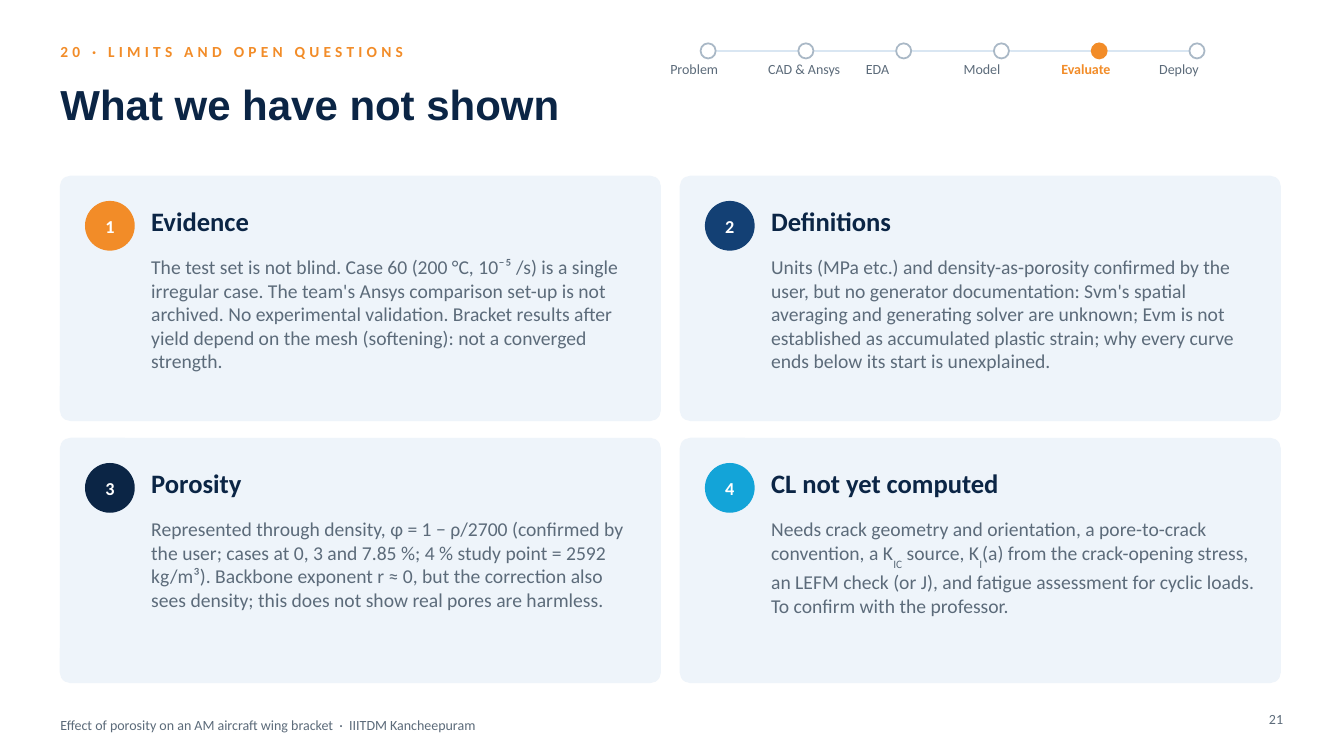
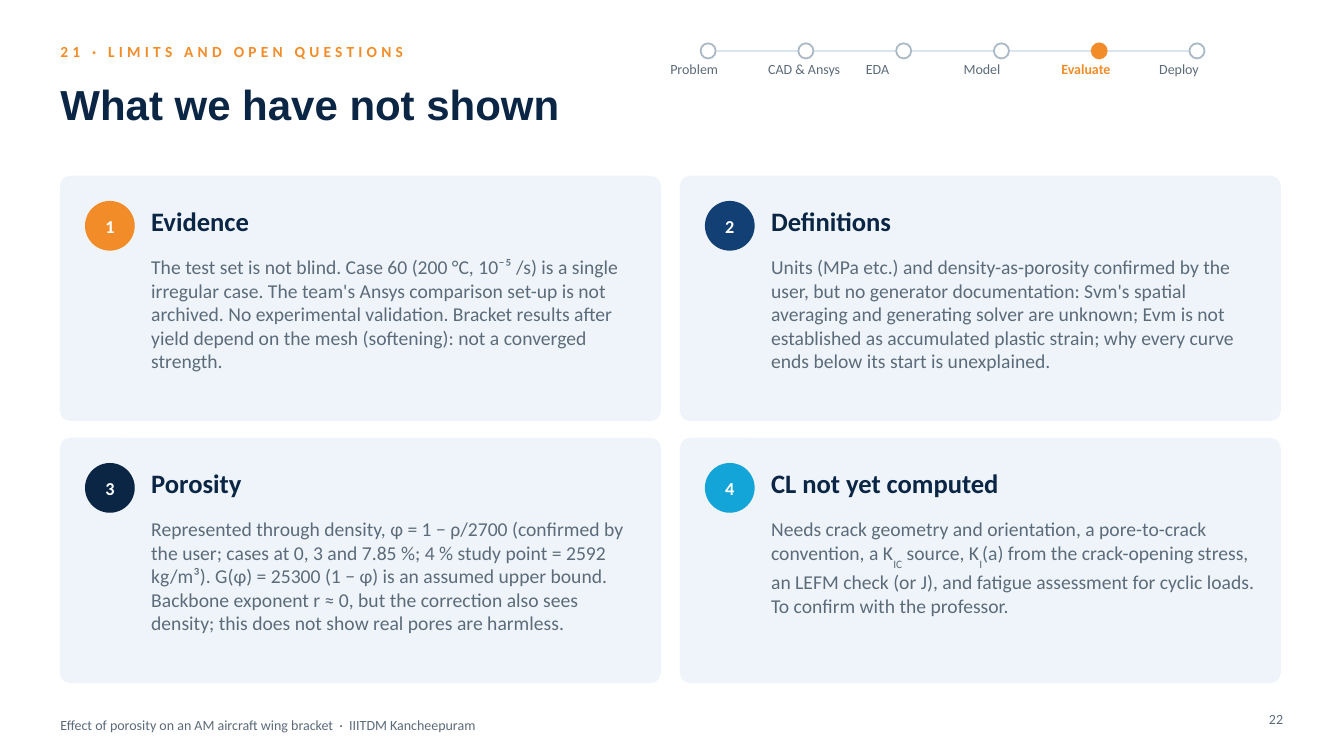
Before and after one commit to SaravananRamar06/MMM-ML, a slide deck: slide 22 of presentation/Final Presentation - Porosity in an AM Wing Bracket (corrected).pptx (slide 21 before the commit). Drawn at 1344x756 pixels with LibreOffice and Linux fonts; fonts in the diff are those of the drawing. Boxes give left, top, right and bottom in pixels: in the first picture for what was removed or moved away, otherwise in the second. Text is boxed around its words. In the diff, an @@ line names an element or a change of style, - is before the commit and + after.

```diff
--- a/presentation/Final Presentation - Porosity in an AM Wing Bracket (corrected).pptx
+++ b/presentation/Final Presentation - Porosity in an AM Wing Bracket (corrected).pptx
@@ text at box(60, 47, 403, 59): text changed @@
-20 · LIMITS AND OPEN QUESTIONS
+21 · LIMITS AND OPEN QUESTIONS
@@ text at box(151, 522, 623, 633): text changed @@
-Represented through density, φ = 1 − ρ/2700 (confirmed by the user; cases at 0, 3 and 7.85 %; 4 % study point = 2592 kg/m³). Backbone exponent r ≈ 0, but the correction also sees density; this does not show real pores are harmless.
+Represented through density, φ = 1 − ρ/2700 (confirmed by the user; cases at 0, 3 and 7.85 %; 4 % study point = 2592 kg/m³). G(φ) = 25300 (1 − φ) is an assumed upper bound. Backbone exponent r ≈ 0, but the correction also sees density; this does not show real pores are harmless.
@@ page number at box(1269, 715, 1283, 724): text changed @@
-21
+22
```
Also in this commit, not shown: 4 other slides changed, 1 slide added, 3 other files.
